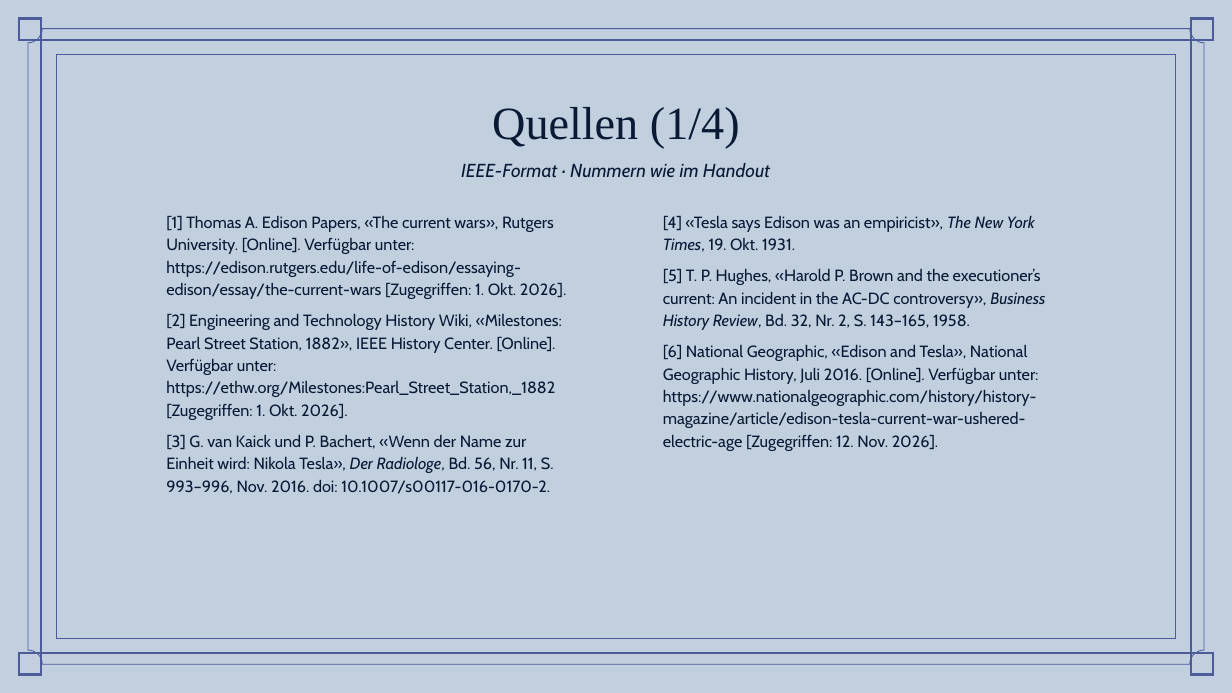
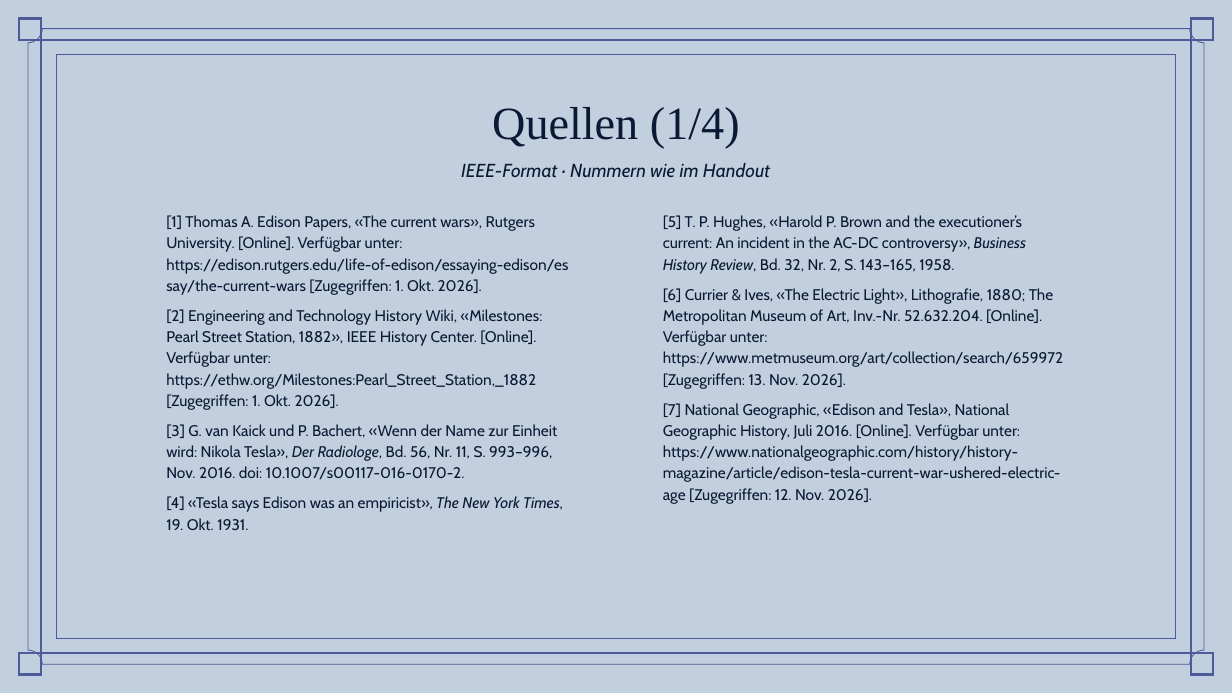
Before and after one commit to simonbruder-hub/Edison_vs_Westinghouse, a slide deck: slide 18 of abgabe/Praesentation_Stromkrieg_Bruder.pptx. Drawn at 1232x693 pixels with LibreOffice and Linux fonts; fonts in the diff are those of the drawing; background and template pictures are left out. Boxes give left, top, right and bottom in pixels: in the first picture for what was removed or moved away, otherwise in the second. Text is boxed around its words. In the diff, an @@ line names an element or a change of style, - is before the commit and + after.

```diff
--- a/abgabe/Praesentation_Stromkrieg_Bruder.pptx
+++ b/abgabe/Praesentation_Stromkrieg_Bruder.pptx
@@ subtitle at (166,215,568,480): size 9.5 to 9 pt in "[1] Thomas A. Edison Papers, «The current ...", "[2] Engineering and Technology History Wiki, «Milestones: ...", "[3] G. van Kaick und P. Bachert, ..." @@
@@ subtitle at (663,216,1035,252): paragraph removed @@
-[4] «Tesla says Edison was an empiricist», The New York Times, 19. Okt. 1931.
@@ subtitle at (663,215,1026,274): size 9.5 to 9 pt in "[5] T. P. Hughes, «Harold P. Brown ..." @@
@@ subtitle at (663,288,1063,504): text changed; size 9.5 to 9 pt @@
-[6] National Geographic, «Edison and Tesla», National Geographic History, Juli 2016. [Online]. Verfügbar unter: https://www.nationalgeographic.com/history/history-magazine/article/edison-tesla-current-war-ushered-electric-age [Zugegriffen: 12. Nov. 2026].
+[6] Currier & Ives, «The Electric Light», Lithografie, 1880; The Metropolitan Museum of Art, Inv.-Nr. 52.632.204. [Online]. Verfügbar unter: https://www.metmuseum.org/art/collection/search/659972 [Zugegriffen: 13. Nov. 2026].
+[7] National Geographic, «Edison and Tesla», National Geographic History, Juli 2016. [Online]. Verfügbar unter: https://www.nationalgeographic.com/history/history-magazine/article/edison-tesla-current-war-ushered-electric-age [Zugegriffen: 12. Nov. 2026].
@@ subtitle at (166,496,563,530): paragraph added @@
+[4] «Tesla says Edison was an empiricist», The New York Times, 19. Okt. 1931.
```
Also in this commit, not shown: 18 other slides changed, 15 other files.
